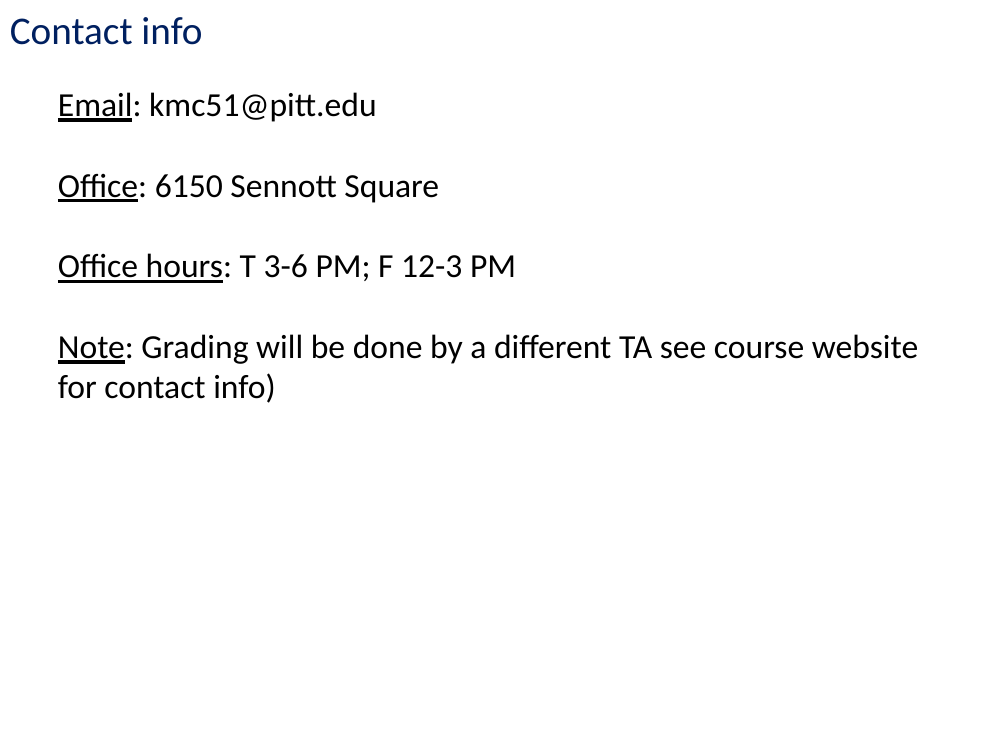
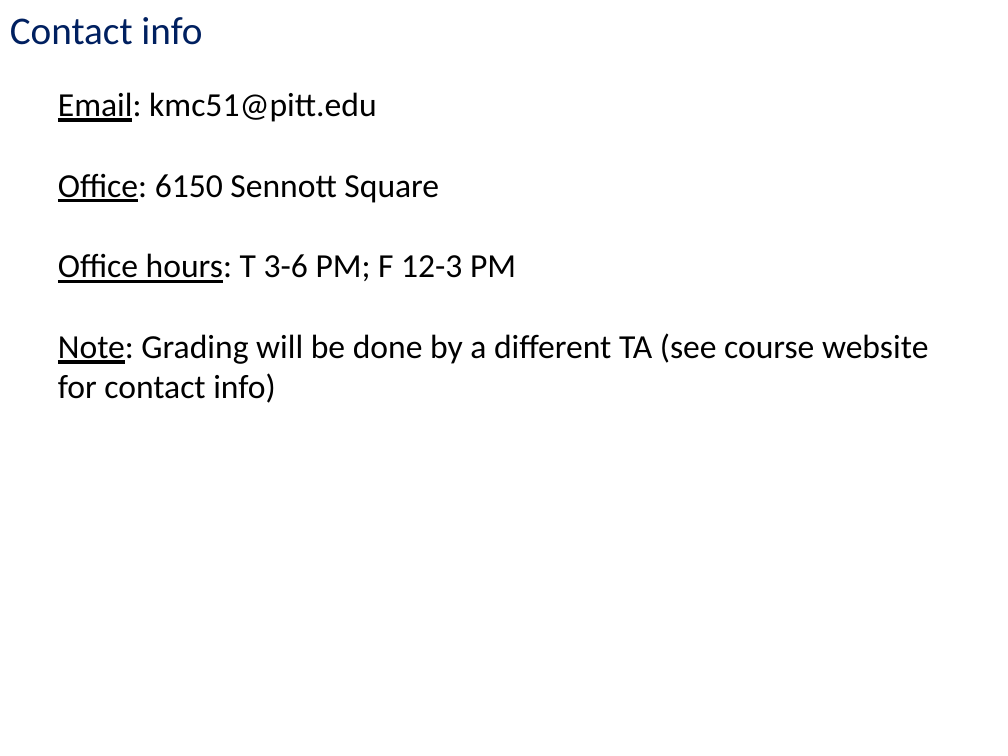
Before and after one commit to kc13/CS1501, a slide deck: slide 2 of cs1501_rec1_Sept6.pptx. Drawn at 1008x756 pixels with LibreOffice and Linux fonts; fonts in the diff are those of the drawing. Boxes give left, top, right and bottom in pixels: in the first picture for what was removed or moved away, otherwise in the second. Text is boxed around its words. In the diff, an @@ line names an element or a change of style, - is before the commit and + after.

```diff
--- a/cs1501_rec1_Sept6.pptx
+++ b/cs1501_rec1_Sept6.pptx
@@ text at (58, 333, 928, 403): text changed @@
-Note: Grading will be done by a different TA see course website for contact info)
+Note: Grading will be done by a different TA (see course website for contact info)
```
Also in this commit, not shown: 1 other slide changed.
